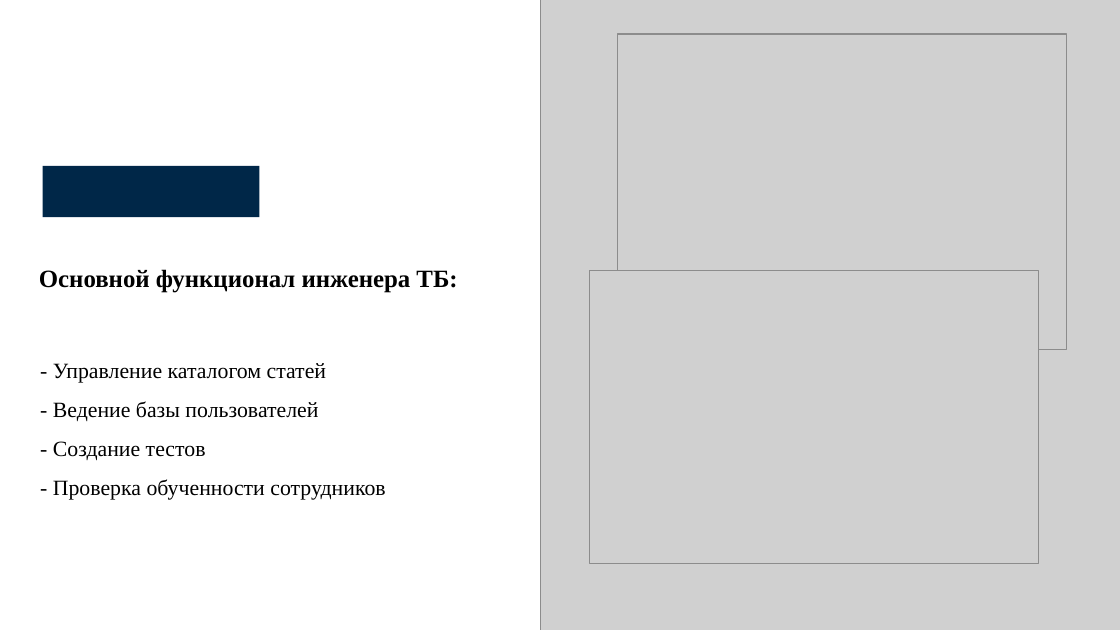
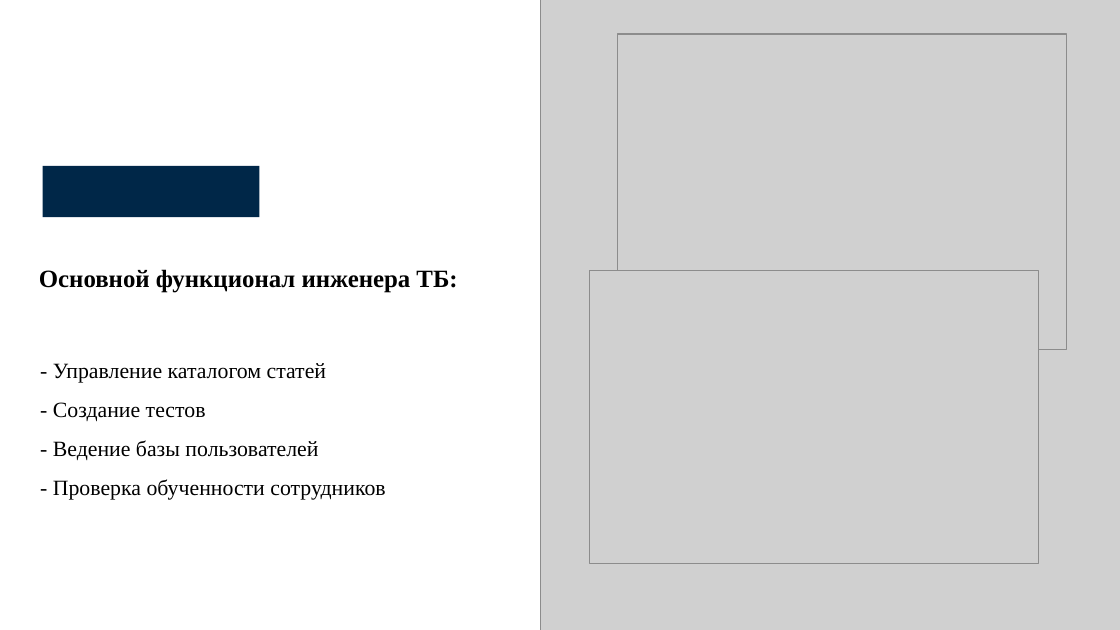
Before and after one commit to Alik243/Safety, a slide deck: slide 11 of Док/Тулегенов Алишер Презентация.pptx (slide 10 before the commit). Drawn at 1120x630 pixels with LibreOffice and Linux fonts; fonts in the diff are those of the drawing; grey boxes stand for pictures. Boxes give left, top, right and bottom in pixels: in the first picture for what was removed or moved away, otherwise in the second. Text is boxed around its words. In the diff, an @@ line names an element or a change of style, - is before the commit and + after.

```diff
--- a/Док/Тулегенов Алишер Презентация.pptx
+++ b/Док/Тулегенов Алишер Презентация.pptx
@@ text at (53,402,206,421): paragraph added @@
+- Создание тестов
@@ text at (53,441,206,460): paragraph removed @@
-- Создание тестов
```
Also in this commit, not shown: 3 other slides changed, 1 slide added, 6 other files.
